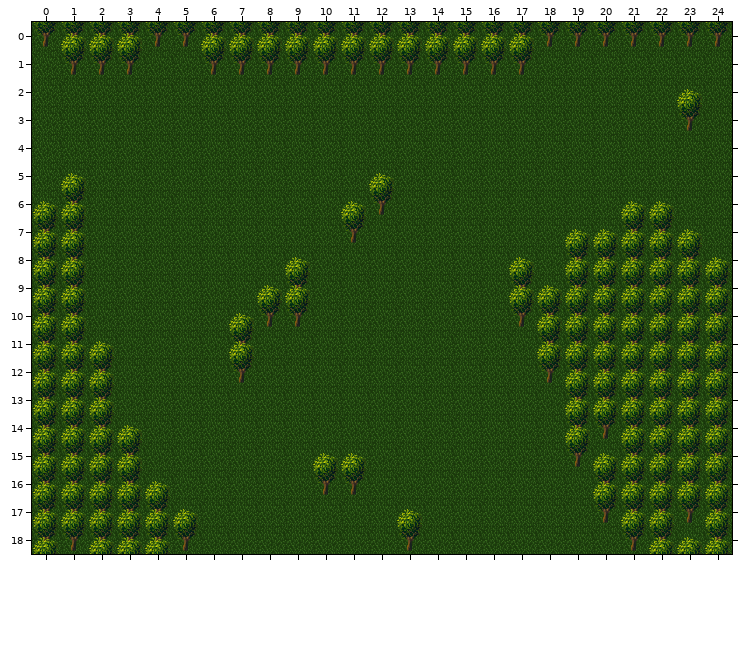
Level history. Tiled map: resources/maps/testmap.tmx. The first picture shows the starting point.
Cells are 32x32 px. Shown: x 0..24, y 0..18.
Now the later version:
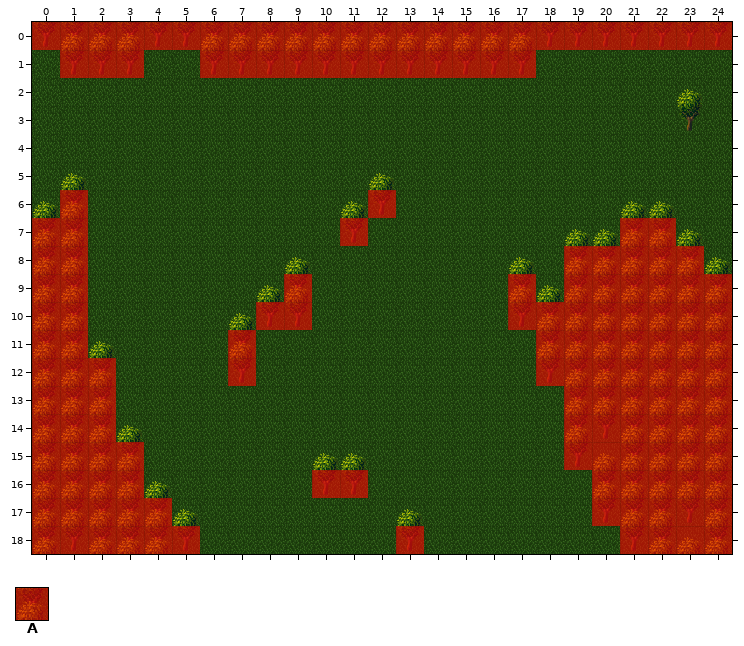
Key: from "Collision": A 0.
_ is an empty cell, . an unchanged one.
See-through tiles are keyed as they look on the map.
Commit: Added collision detection
What changed:
--- layer "Collision"
@@ x 0..24 @@
- 0 _________________________
- 1 .___..____________.......
+ 0 AAAAAAAAAAAAAAAAAAAAAAAAA
+ 1 .AAA..AAAAAAAAAAAA.......
@@ x 0..24 @@
- 6 ._.........._............
- 7 __........._.........__..
- 8 __................._____.
- 9 __......._......._.______
-10 __......__.......________
-11 __....._.........._______
-12 ___...._.........._______
-13 ___................______
-14 ___................______
-15 ____...............______
-16 ____......__........_____
-17 _____..............._____
-18 ______......._.......____
+ 6 .A..........A............
+ 7 AA.........A.........AA..
+ 8 AA.................AAAAA.
+ 9 AA.......A.......A.AAAAAA
+10 AA......AA.......AAAAAAAA
+11 AA.....A..........AAAAAAA
+12 AAA....A..........AAAAAAA
+13 AAA................AAAAAA
+14 AAA................AAAAAA
+15 AAAA...............AAAAAA
+16 AAAA......AA........AAAAA
+17 AAAAA...............AAAAA
+18 AAAAAA.......A.......AAAA
Changed places in both pictures, as pixel boxes (x1, y1, x2, y2):
added: (32, 22, 732, 78)
added: (32, 190, 200, 554)
added: (340, 190, 396, 246)
added: (508, 218, 732, 554)
added: (228, 274, 312, 386)
added: (312, 470, 368, 498)
added: (396, 526, 424, 554)
